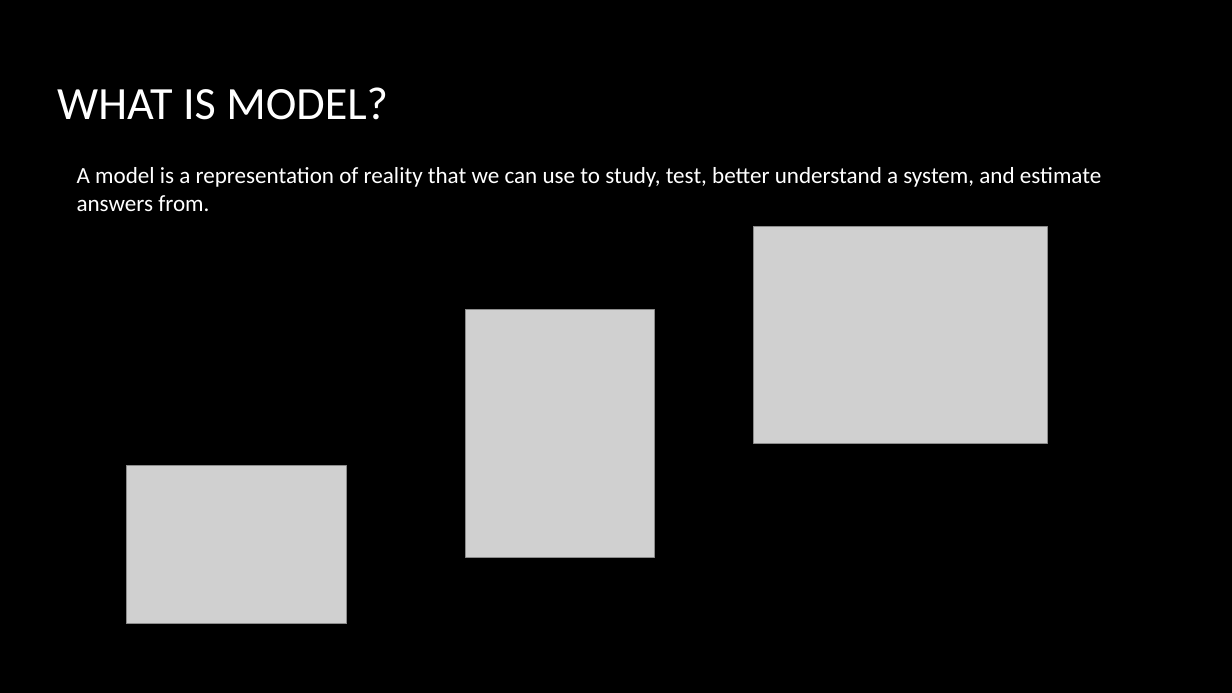
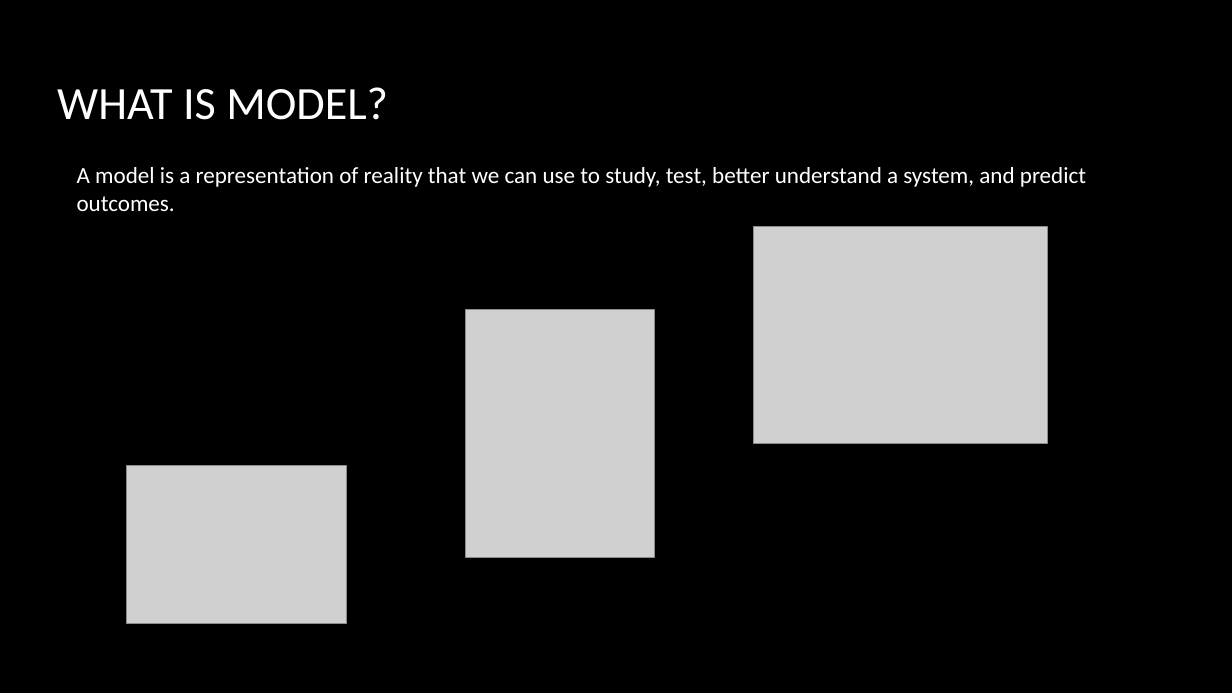
Before and after one commit to jshipway/jupyter-notebooks, a slide deck: slide 2 of John Shipway - Calling LLM from Python.pptx (slide 3 before the commit). Drawn at 1232x693 pixels with LibreOffice and Linux fonts; fonts in the diff are those of the drawing; grey boxes stand for pictures; background and template pictures are left out. Boxes give left, top, right and bottom in pixels: in the first picture for what was removed or moved away, otherwise in the second. Text is boxed around its words. In the diff, an @@ line names an element or a change of style, - is before the commit and + after.

```diff
--- a/John Shipway - Calling LLM from Python.pptx
+++ b/John Shipway - Calling LLM from Python.pptx
@@ text at [77,167,1086,211]: text changed @@
-A model is a representation of reality that we can use to study, test, better understand a system, and estimate answers from.
+A model is a representation of reality that we can use to study, test, better understand a system, and predict outcomes.
```
Also in this commit, not shown: 6 other slides changed, 1 slide added, 1 slide removed, 1 other file.
